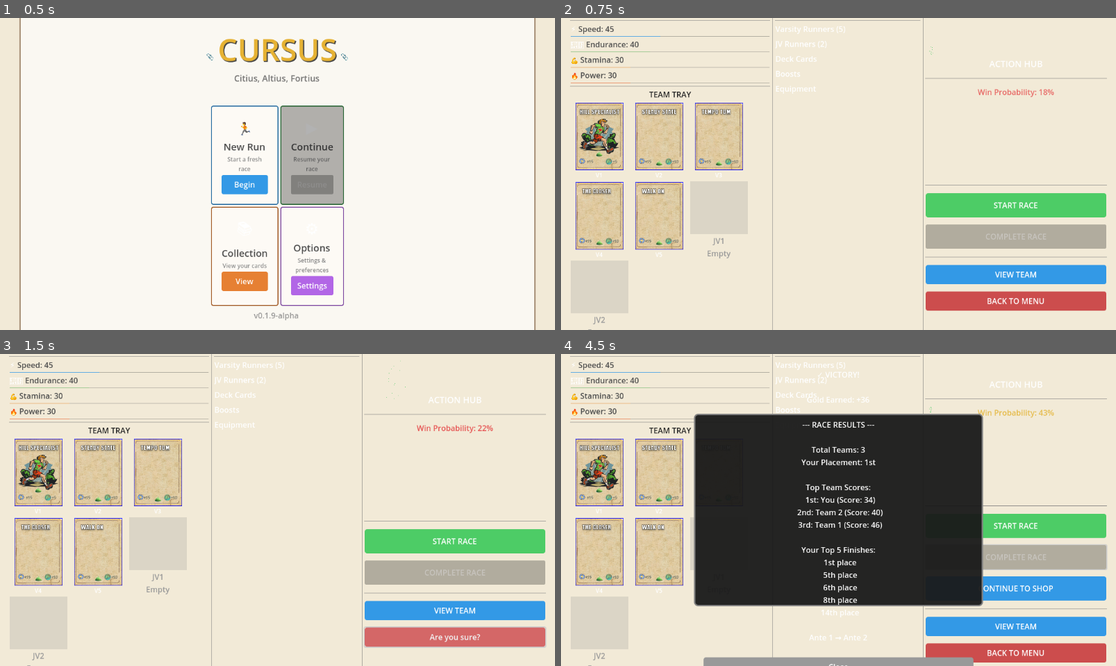
Above: before the commit, frames 1-4 (two rows, left to right).
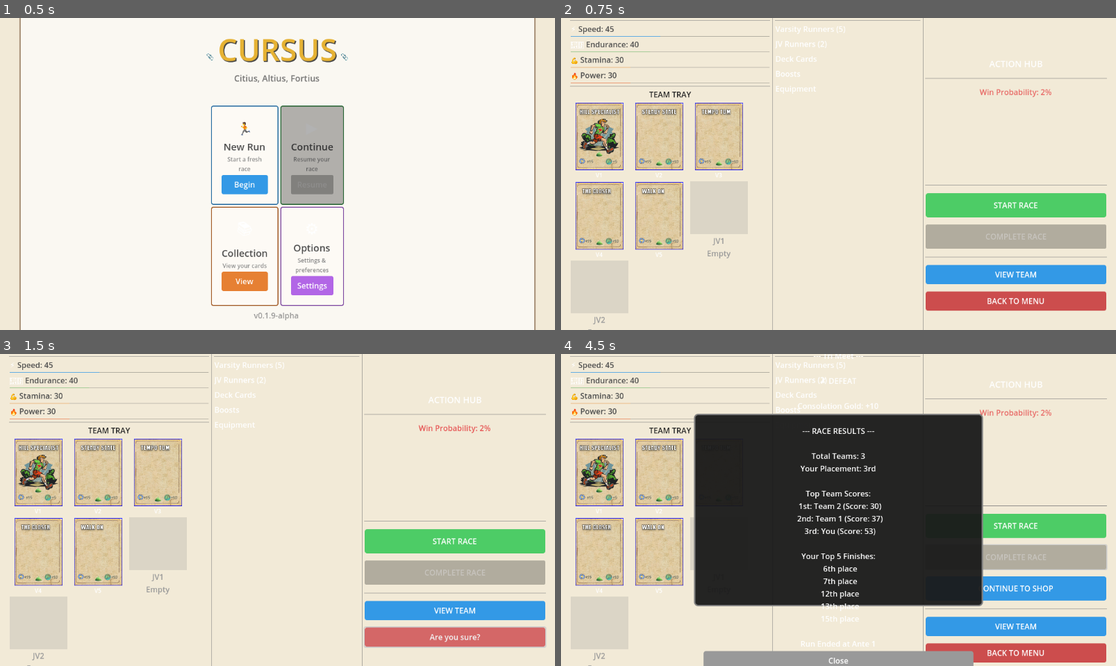
Above: after the commit, the same moments.

Repository: axmariscal/cursus
Game: Godot game, scene res://scenes/core/Main.tscn
The game is run twice, just before and just after one commit, with the same random seed, the same clock (stepped at 60 frames per second) and the same inputs.
Inputs:
- Up to frame 1 (0.5 s): no input
- Up to frame 2 (0.75 s): click "Begin" at 0.5 s
- Up to frame 3 (1.5 s): click "BACK TO MENU" at 1.25 s
- Up to frame 4 (4.5 s): click "Are you sure?" at 2 s; click "Resume" at 2.75 s; click "START RACE" at 3.5 s; click "COMPLETE RACE" at 4.25 s

Frame 1 is identical in both runs. In frame 2, 0.2% of the frame differs, in the area x 66-89%, y 9-26%; in frame 3, 0.2%; in frame 4, 4.1%, in the area x 25-89%, y 0-100%.

Commit message:
Made a lot of changes to the race logic. JV was inverted since we are working with lowest score wins. Also added some debugging comments so we can identify the issues in our math. More to come base is enough for me to work on the visuals

Diff:
--- a/scripts/run/RaceLogic.gd
+++ b/scripts/run/RaceLogic.gd
@@ -350,14 +350,28 @@
 	# Base performance from stats
 	# Speed + Power = early race performance
 	# Endurance + Stamina = late race performance
+	# IMPORTANT: Lower performance = better finish, so higher stats = lower performance
 	var speed_score = speed * 0.4
 	var power_score = power * 0.3
 	var endurance_score = endurance * 0.2
 	var stamina_score = stamina * 0.1
 
-	var base_performance = speed_score + power_score + endurance_score + stamina_score
+	# Calculate raw stat total (higher = better runner)
+	var raw_stat_total = speed_score + power_score + endurance_score + stamina_score
+
+	# Invert: higher stats = lower (better) performance
+	# Use a scaling formula that prevents negative values
+	# Formula: base_performance = base_value / (1 + raw_stat_total / scale_factor)
+	# This ensures performance is always positive and scales smoothly
+	var base_value = 15.0  # Base performance time
+	var scale_factor = 10.0  # How much stats reduce performance
+	var base_performance = base_value / (1.0 + raw_stat_total / scale_factor)
+
+	# Ensure minimum performance (even very strong runners have some time)
+	base_performance = max(base_performance, 1.0)
 
 	# Add randomness (15-30% variance, increased from 10-20%)
+	# Variance is applied to the base performance value
 	var variance_range = MAX_VARIANCE - MIN_VARIANCE
 	var variance = base_performance * (MIN_VARIANCE + (randf() * variance_range))
 	if randf() < 0.5:
@@ -366,10 +380,12 @@
 	var final_performance = base_performance + variance
 
 	# For opponent teams, scale difficulty by ante (steeper scaling)
+	# IMPORTANT: Since performance is inverted (lower = better), we divide to make opponents stronger
+	# Dividing by > 1.0 makes performance lower (better finish) = opponents are stronger
 	if not is_player:
 		# Exponential scaling for steeper difficulty curve
 		var difficulty_multiplier = 1.0 + (pow(GameManager.current_ante, DIFFICULTY_EXPONENT) * BASE_DIFFICULTY_MULTIPLIER)
-		final_performance *= difficulty_multiplier
+		final_performance /= difficulty_multiplier  # Divide because lower = better
 
 	return final_performance
 
@@ -427,12 +443,26 @@
 		stamina = int(stamina * multiplier)
 
 	# Use the same formula as performance calculation (without variance)
+	# IMPORTANT: Lower performance = better finish, so higher stats = lower performance
 	var speed_score = speed * 0.4
 	var power_score = power * 0.3
 	var endurance_score = endurance * 0.2
 	var stamina_score = stamina * 0.1
 
-	return speed_score + power_score + endurance_score + stamina_score
+	# Calculate raw stat total (higher = better runner)
+	var raw_stat_total = speed_score + power_score + endurance_score + stamina_score
+
+	# Invert: higher stats = lower (better) performance
+	# Use the same scaling formula as performance calculation (without variance)
+	# Formula: base_strength = base_value / (1 + raw_stat_total / scale_factor)
+	var base_value = 15.0  # Base performance time
+	var scale_factor = 10.0  # How much stats reduce performance
+	var base_strength = base_value / (1.0 + raw_stat_total / scale_factor)
+
+	# Ensure minimum strength (even very strong runners have some time)
+	base_strength = max(base_strength, 1.0)
+
+	return base_strength
 
 
 # Calculate target strength for an opponent team based on ante and race type
@@ -440,9 +470,16 @@
 static func calculate_target_opponent_strength() -> float:
 	# Calculate average player team strength (base performance, no variance)
 	# IMPORTANT: Use is_player=true to include all bonuses (equipment, boosts, deck)
+	# NOTE: Only count varsity runners - JV doesn't race, so shouldn't affect opponent scaling
 	var player_team_strength = 0.0
 	for runner in GameManager.varsity_team:
 		player_team_strength += calculate_runner_strength(runner, true)  # Include all bonuses
+
+	# NOTE: JV runners don't race, so they shouldn't directly affect opponent scaling
+	# JV provides a small team-wide support bonus (25% of their stats)
+	# But for opponent scaling, we should only use varsity strength to avoid over-scaling
+	# JV bonus is applied in get_total_* functions for display, but not here for opponent scaling
+
 	var avg_player_strength = player_team_strength / float(max(1, GameManager.varsity_team.size()))
 
 	# Calculate the difficulty multiplier that will be applied to opponents
@@ -454,24 +491,37 @@
 	# So: opponent_base ≈ (player_base * target_ratio) / difficulty_multiplier
 
 	# Target ratio: starts competitive and increases with ante to make it harder
-	# At ante 1, opponents should be ~90% of player strength (accounting for variance)
-	# As ante increases, opponents get progressively stronger
-	var target_ratio = 0.90 + (GameManager.current_ante * 0.04)  # 90% at ante 1, +4% per ante
-	var target_base_strength = (avg_player_strength * target_ratio) / difficulty_multiplier
+	# IMPORTANT: With the new formula (base_performance = 15.0 / (1 + stats/10.0)),
+	# lower performance = better finish. So "strength" here is actually performance (lower = better).
+	# To make opponents weaker, give them HIGHER performance (worse finish).
+	# To make opponents stronger, give them LOWER performance (better finish).
+	# At ante 1, opponents should be ~10% weaker (10% higher performance)
+	# As ante increases, opponents get progressively stronger (lower performance)
+	var base_target_ratio = 1.10  # Opponents 10% weaker at ante 1 (higher performance)
+	var target_ratio = base_target_ratio - (GameManager.current_ante * 0.03)  # -3% per ante (stronger)
+	target_ratio = max(target_ratio, 0.85)  # Cap at 85% (opponents never stronger than 15% gap)
+
+	# Calculate target strength: if player has performance X, opponent should have performance X * target_ratio
+	# Higher performance = worse finish, so target_ratio > 1.0 means opponents are weaker
+	var target_base_strength = avg_player_strength * target_ratio
 
 	# Championship races have stronger opponents (applied to base, before difficulty multiplier)
+	# IMPORTANT: With new formula, lower performance = better finish
+	# To make opponents stronger, we multiply by a factor < 1.0 (lowers performance)
+	# To make opponents weaker, we multiply by a factor > 1.0 (raises performance)
 	var race_type_modifier = 1.0
 	match GameManager.current_race_type:
 		GameManager.RaceType.CHAMPIONSHIP:
-			race_type_modifier = 1.15  # 15% stronger base
+			race_type_modifier = 0.85  # 15% stronger (multiply by < 1.0 to lower performance)
 		GameManager.RaceType.QUALIFIERS:
-			race_type_modifier = 1.1  # 10% stronger base
+			race_type_modifier = 0.90  # 10% stronger (multiply by < 1.0 to lower performance)
 		GameManager.RaceType.INVITATIONAL:
-			race_type_modifier = 1.05  # 5% stronger base
+			race_type_modifier = 0.95  # 5% stronger (multiply by < 1.0 to lower performance)
 		_:
 			race_type_modifier = 1.0
 
 	# Return base strength (the difficulty multiplier will be applied during performance calculation)
+	# Multiply by < 1.0 to make opponents stronger (lower performance = better finish)
 	return target_base_strength * race_type_modifier
 
 
--- a/scripts/run/Run.gd
+++ b/scripts/run/Run.gd
@@ -492,21 +492,25 @@
 	match category:
 		"team":
 			if is_varsity:
-				if GameManager.varsity_team.size() > 5:
+				if GameManager.varsity_team.size() > 5 and index >= 0 and index < GameManager.varsity_team.size():
 					GameManager.remove_varsity_runner(index)
 					sold_successfully = true
 			else:
-				GameManager.remove_jv_runner(index)
+				if index >= 0 and index < GameManager.jv_team.size():
+					GameManager.remove_jv_runner(index)
+					sold_successfully = true
+		"deck":
+			if index >= 0 and index < GameManager.deck.size():
+				GameManager.deck.remove_at(index)
 				sold_successfully = true
-		"deck":
-			GameManager.deck.remove_at(index)
-			sold_successfully = true
 		"boosts":
-			GameManager.jokers.remove_at(index)
-			sold_successfully = true
+			if index >= 0 and index < GameManager.jokers.size():
+				GameManager.jokers.remove_at(index)
+				sold_successfully = true
 		"equipment":
-			GameManager.shop_inventory.remove_at(index)
-			sold_successfully = true
+			if index >= 0 and index < GameManager.shop_inventory.size():
+				GameManager.shop_inventory.remove_at(index)
+				sold_successfully = true
 
 	if sold_successfully:
 		GameManager.earn_gold(sell_price)
--- a/scripts/run/RunUI.gd
+++ b/scripts/run/RunUI.gd
@@ -252,16 +252,27 @@
 	if not win_probability_label or not is_instance_valid(win_probability_label):
 		return
 
+	# Check if node is in the scene tree before creating tween
+	if not is_inside_tree():
+		return
+
+	var tree = get_tree()
+	if not tree:
+		return
+
 	# Create a simple pulse animation (fade out then fade in)
-	danger_pulse_tween = get_tree().create_tween()
+	danger_pulse_tween = tree.create_tween()
+	if not danger_pulse_tween:
+		return
+
 	danger_pulse_tween.tween_property(win_probability_label, "modulate:a", 0.5, 0.5)
 	danger_pulse_tween.tween_property(win_probability_label, "modulate:a", 1.0, 0.5)
 	# Restart after completion if still in danger
 	danger_pulse_tween.finished.connect(_restart_danger_pulse)
 
 func _restart_danger_pulse() -> void:
-	# Only restart if still in danger mode
-	if is_in_danger_mode and win_probability_label and is_instance_valid(win_probability_label):
+	# Only restart if still in danger mode and node is in tree
+	if is_in_danger_mode and is_inside_tree() and win_probability_label and is_instance_valid(win_probability_label):
 		_start_danger_pulse()
 
 func stop_danger_effects() -> void:
